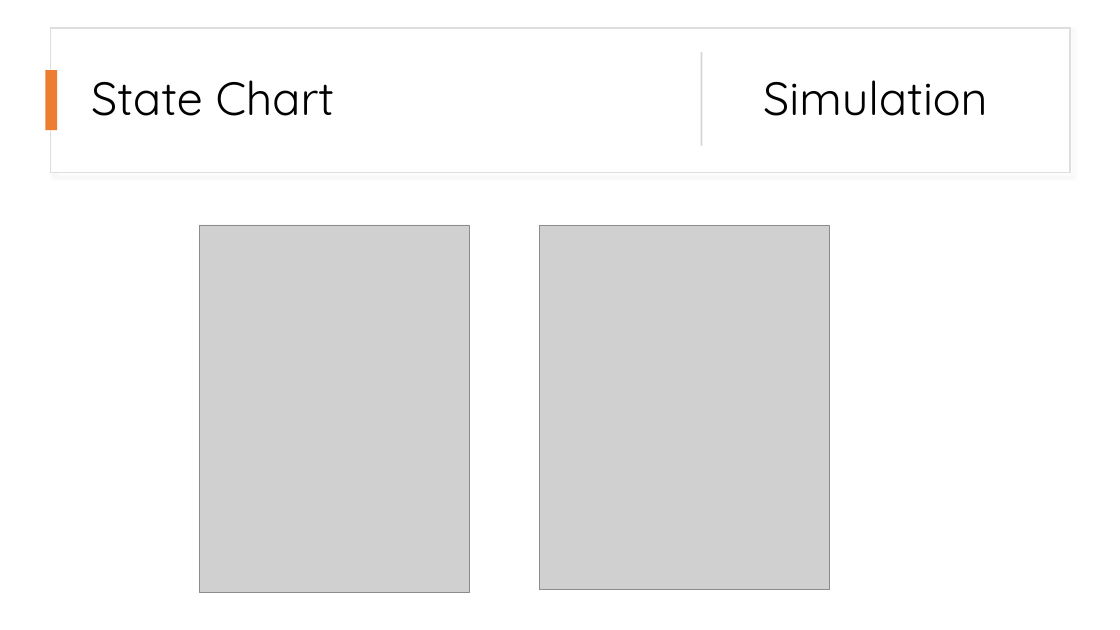
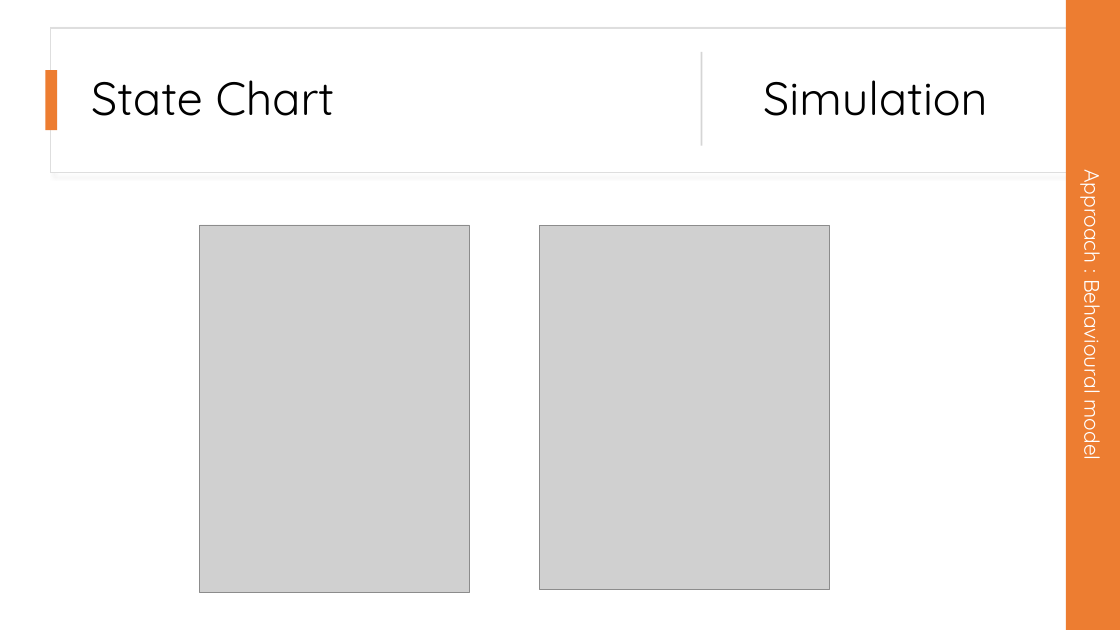
Before and after one commit to Embineer/Embineer, a slide deck: slide 8 of presentation/Autonomous traffic system presentation.pptx. Drawn at 1120x630 pixels with LibreOffice and Linux fonts; fonts in the diff are those of the drawing; grey boxes stand for pictures. Boxes give left, top, right and bottom in pixels: in the first picture for what was removed or moved away, otherwise in the second. Text is boxed around its words. In the diff, an @@ line names an element or a change of style, - is before the commit and + after.

```diff
--- a/presentation/Autonomous traffic system presentation.pptx
+++ b/presentation/Autonomous traffic system presentation.pptx
@@ rectangle added at (1066, 0, 1120, 630), fill #ED7D31, 18 pt, text #FFFFFF @@
+Approach : Behavioural model
```
Also in this commit, not shown: 11 other slides changed, 2 slides added, 3 other files.
